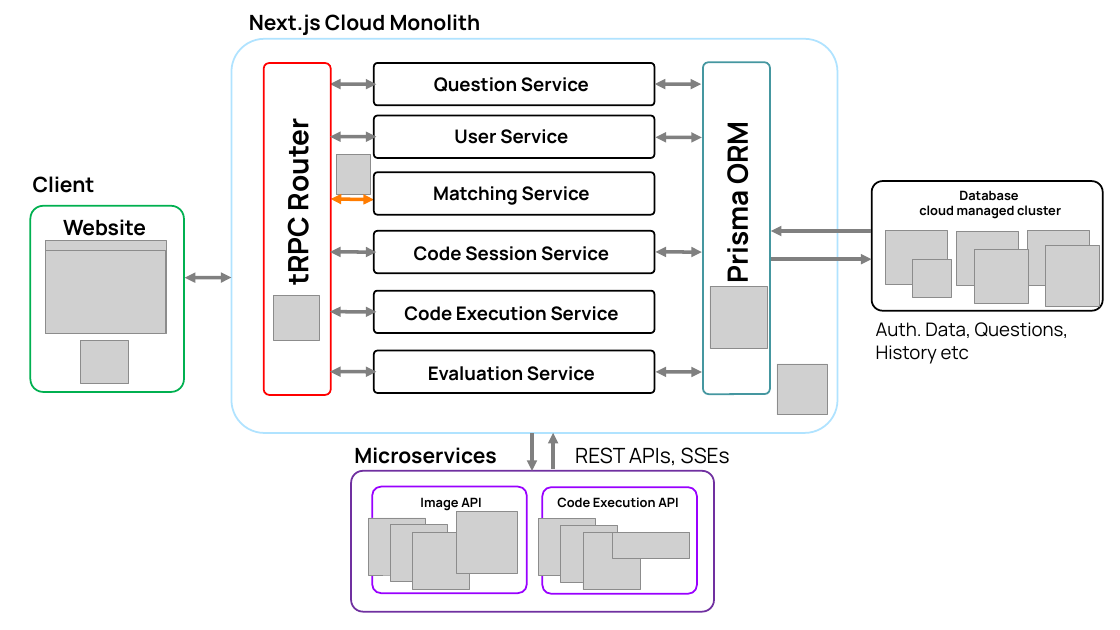
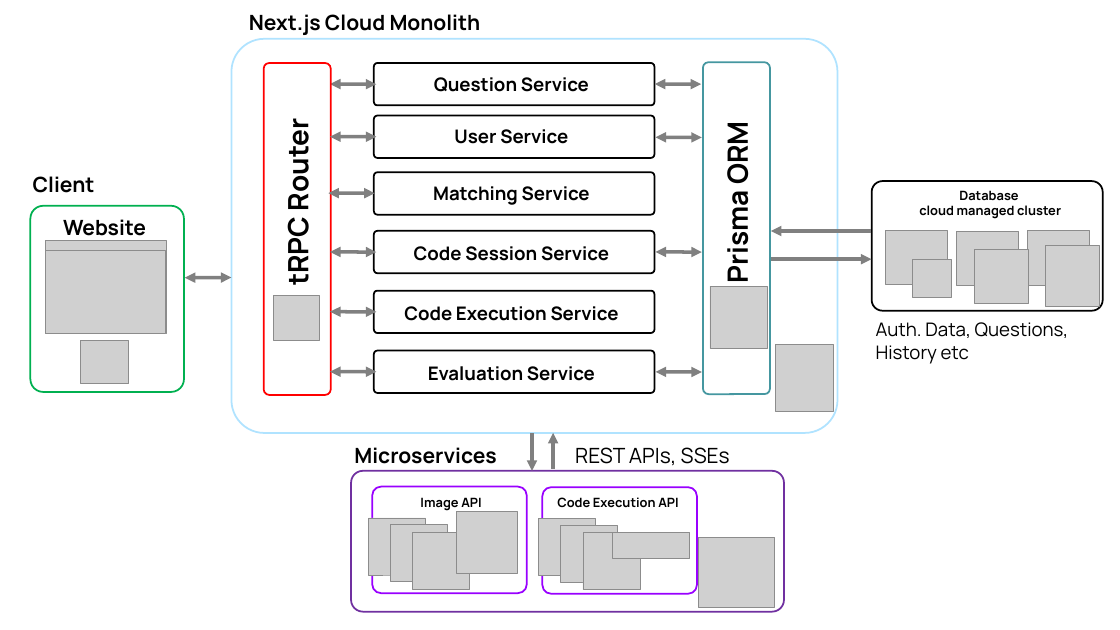
Before and after one commit to CS3219-AY2324S1/ay2324s1-course-assessment-g39, a slide deck: slide 1 of docs/cs3219archi.pptx. Drawn at 1120x630 pixels with LibreOffice and Linux fonts; fonts in the diff are those of the drawing; grey boxes stand for pictures. Boxes give left, top, right and bottom in pixels: in the first picture for what was removed or moved away, otherwise in the second. Text is boxed around its words. In the diff, an @@ line names an element or a change of style, - is before the commit and + after.

Commit message:
update archi

```diff
--- a/docs/cs3219archi.pptx
+++ b/docs/cs3219archi.pptx
@@ picture removed at [336, 154, 370, 194] @@
@@ double arrow moved from (331, 199) - (374, 200) to (375, 193) - (329, 193) @@
@@ double arrow (375, 193) - (329, 193): stroke #FF7C00 3 pt to #808080 3 pt @@
@@ picture: place and size @@
-picture at [777, 364, 828, 415]
+picture at [776, 344, 833, 412]
@@ rounded rectangle: place and size @@
-rounded rectangle at [351, 471, 714, 613]
+rounded rectangle at [351, 471, 784, 613]
@@ picture added at [699, 537, 775, 607] @@
```
